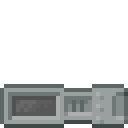
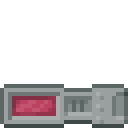
Before/after of a 128x128 layered artwork. What changed in the layer stack:
hid group "DoorH_1 anim" (8 layers) over [12, 96, 56, 116]
added group "DoorH_1 open" with 9 layers over [12, 96, 56, 116]
added layer "ma copy" in group "DoorH_1 open" over [12, 96, 56, 116]
moved "door_h_open" (2nd of 2, in "DoorH_1 open") into group "DoorH_1 open" over [12, 96, 56, 116]
